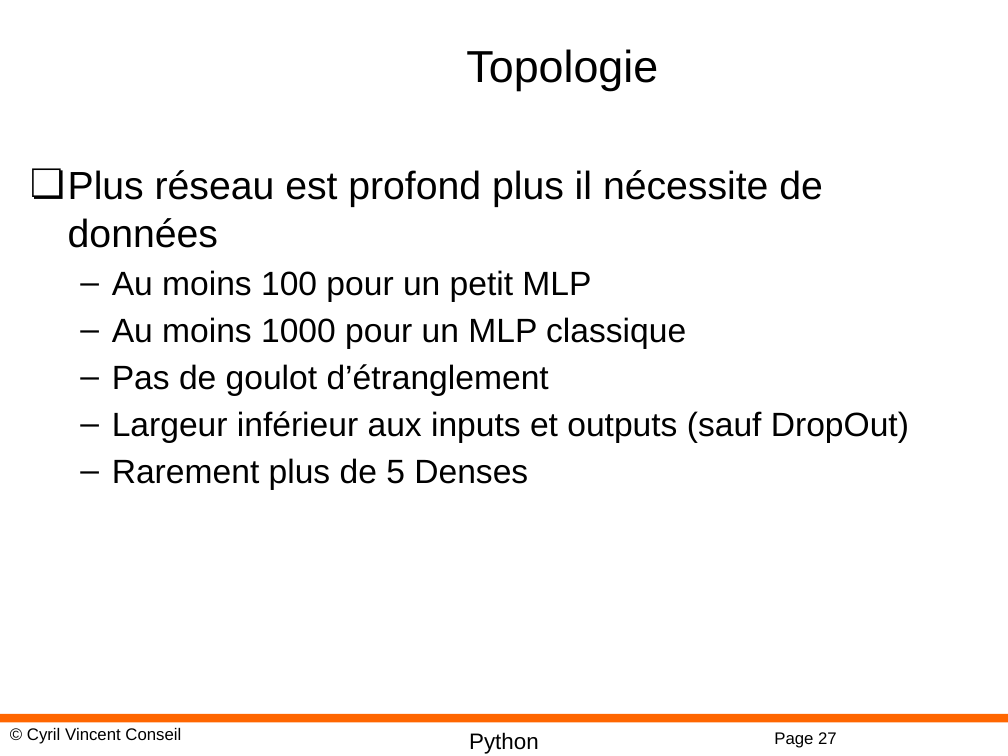
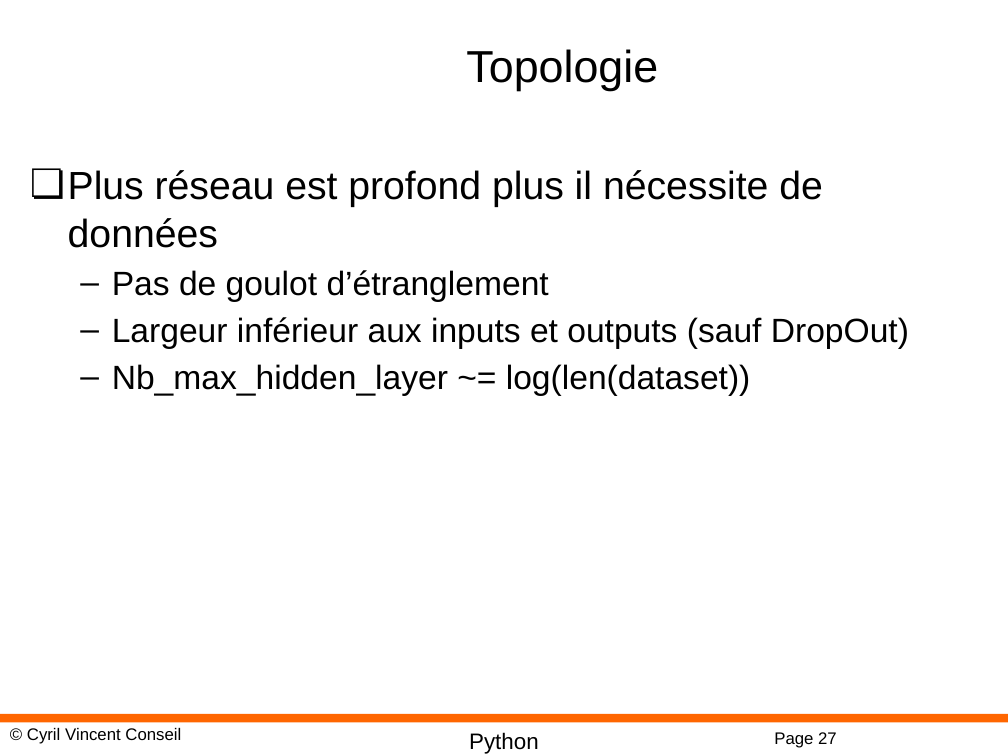
Before and after one commit to cyrilvincent/DL, a slide deck: slide 27 of PPT/DeepLearning08-MLP.pptx. Drawn at 1008x756 pixels with LibreOffice and Linux fonts; fonts in the diff are those of the drawing; background and template pictures are left out. Boxes give left, top, right and bottom in pixels: in the first picture for what was removed or moved away, otherwise in the second. Text is boxed around its words. In the diff, an @@ line names an element or a change of style, - is before the commit and + after.

```diff
--- a/PPT/DeepLearning08-MLP.pptx
+++ b/PPT/DeepLearning08-MLP.pptx
@@ text at (112, 270, 686, 349): paragraphs removed @@
-  – Au moins 100 pour un petit MLP
-  – Au moins 1000 pour un MLP classique
@@ text at (112, 364, 751, 396): text changed @@
-  – Rarement plus de 5 Denses
+  – Nb_max_hidden_layer ~= log(len(dataset))
```
Also in this commit, not shown: 1 other slide changed, 6 other files.
